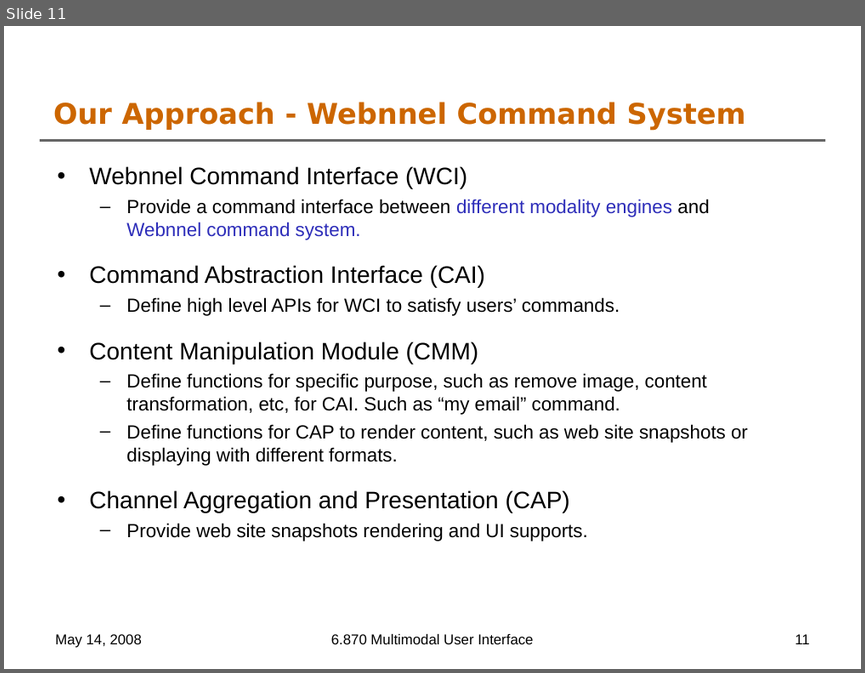
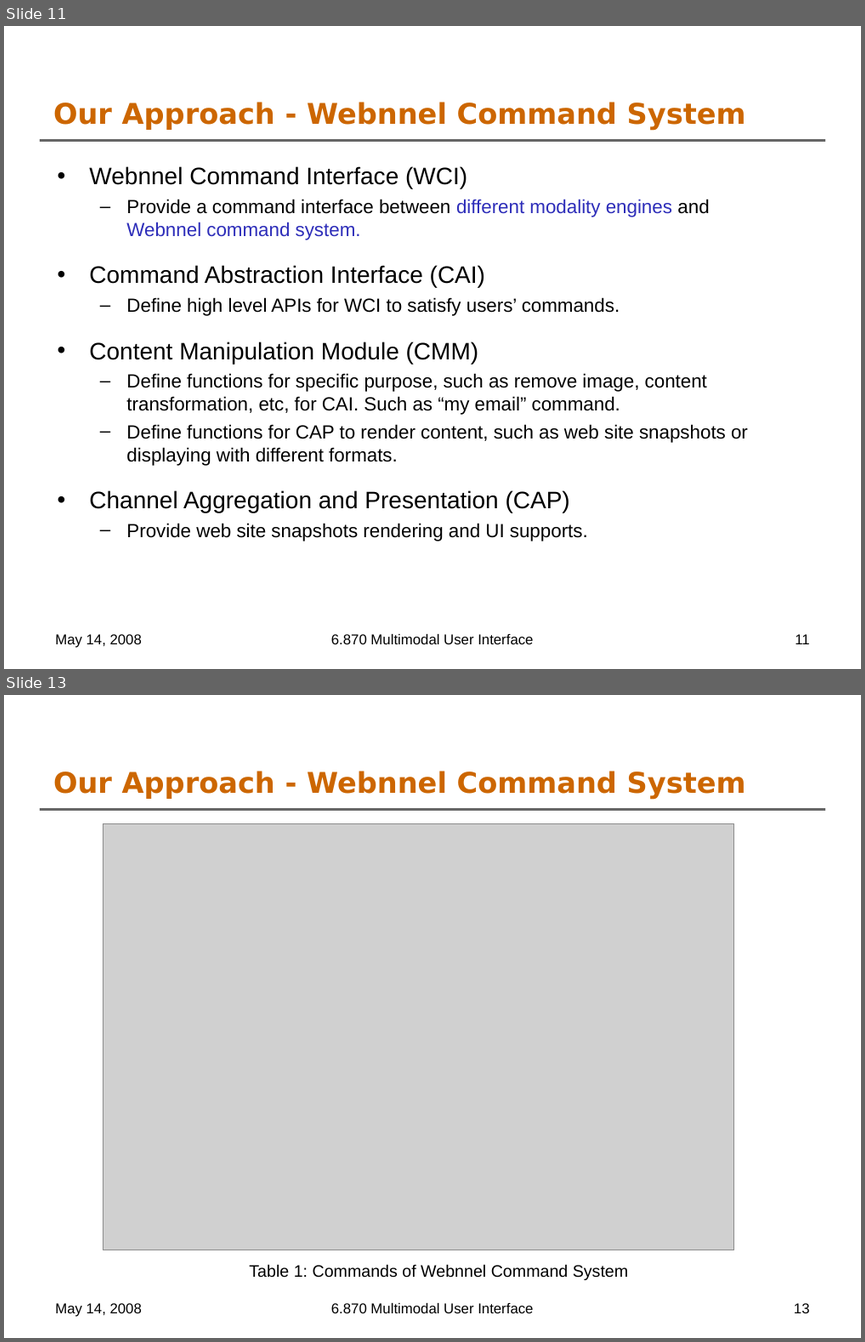
Before and after one commit to oshanis/webnnel, a slide deck: docs/6.870 Final Project Presentation.ppt. Shown one above the other, each under a label of ours: slide 11 before the commit, slides 11 and 13 after it; the slides between them are not shown. The pictures are 865x673 and 865x1342 pixels, drawn with LibreOffice and Linux fonts; fonts in the diff are those of the drawing; grey boxes stand for pictures; background and template pictures are left out. Boxes give left, top, right and bottom in pixels: in the first picture for what was removed or moved away, otherwise in the second. Text is boxed around its words. In the diff, an @@ line names an element or a change of style, - is before the commit and + after.

```diff
--- a/docs/6.870 Final Project Presentation.ppt
+++ b/docs/6.870 Final Project Presentation.ppt
@@ slide 13 added at (4, 695, 861, 1338), background #FFFFFF; not listed: 1 template element that a slide beside it also shows @@
@@ title added at (53, 771, 746, 799), 24 pt, text #CC6600, bold @@
+Our Approach - Webnnel Command System
@@ picture added at (103, 823, 734, 1249) @@
@@ text added at (249, 1264, 628, 1280), 14 pt, text #000000 @@
+Table 1: Commands of Webnnel Command System
@@ text added at (55, 1303, 142, 1316), 12 pt, text #000000 @@
+May 14, 2008
@@ text added at (331, 1303, 533, 1313), 12 pt, text #000000 @@
+6.870 Multimodal User Interface
@@ page number added at (794, 1303, 810, 1313), 12 pt, text #000000 @@
+13
```
Also in this commit, not shown: 11 slides changed, 3 other slides added.
